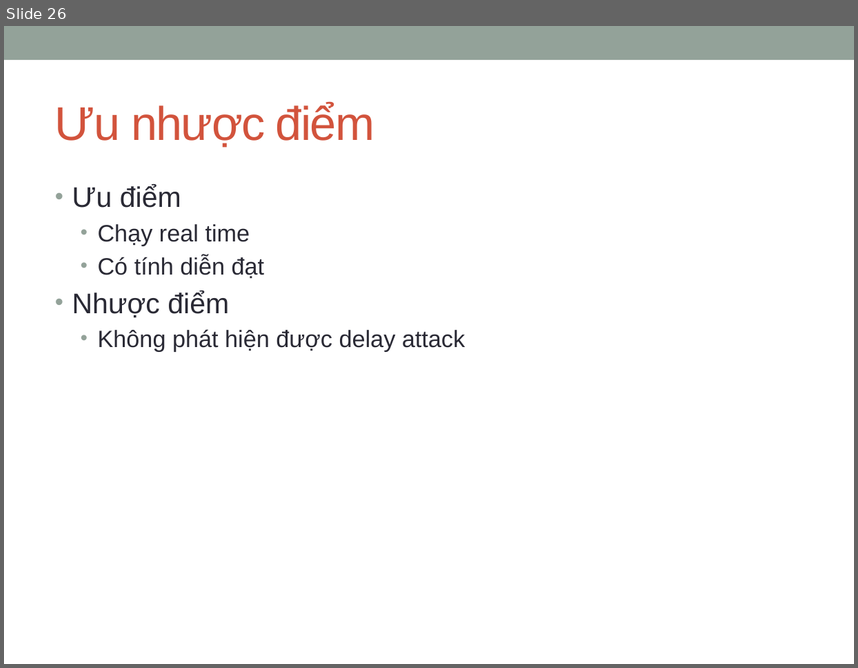
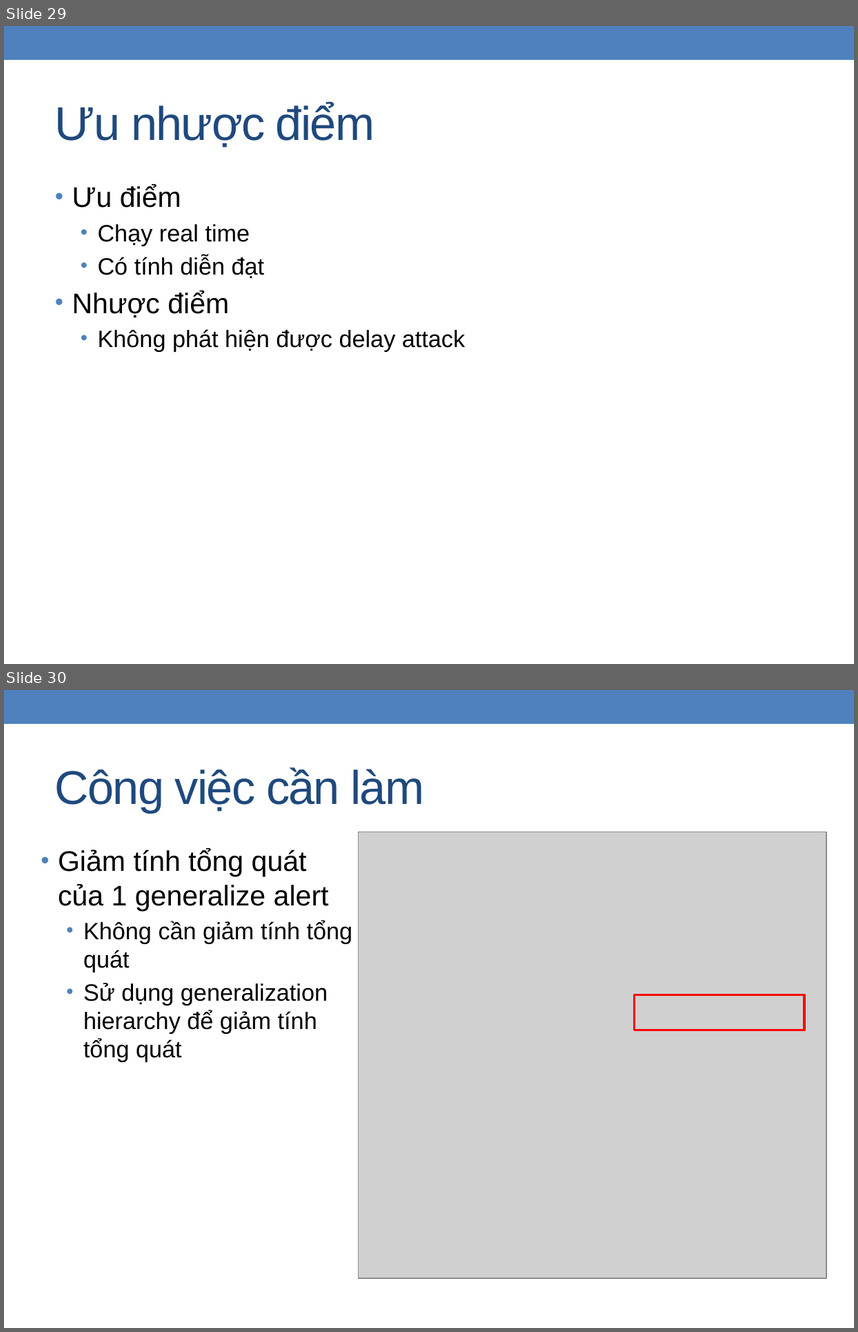
Before and after one commit to zedster27/secviz, a slide deck: branches/C.Thang/Baocao15.1.pptx. Shown one above the other, each under a label of ours: slide 26 before the commit, slides 29 and 30 after it. The pictures are 858x668 and 858x1332 pixels, drawn with LibreOffice and Linux fonts; fonts in the diff are those of the drawing; grey boxes stand for pictures. Boxes give left, top, right and bottom in pixels: in the first picture for what was removed or moved away, otherwise in the second. Text is boxed around its words. In the diff, an @@ line names an element or a change of style, - is before the commit and + after.

```diff
--- a/branches/C.Thang/Baocao15.1.pptx
+++ b/branches/C.Thang/Baocao15.1.pptx
@@ slide 30 added at (x1=4, y1=690, x2=854, y2=1328), background #FFFFFF; not listed: 1 template element that a slide beside it also shows @@
@@ title added at (x1=55, y1=767, x2=424, y2=813), 40 pt, text #1F497D @@
+Công việc cần làm
@@ picture added at (x1=359, y1=832, x2=827, y2=1279) @@
@@ text added at (x1=58, y1=849, x2=353, y2=1062), 20 pt, text #000000 @@
+• Giảm tính tổng quát của 1 generalize alert
+  • Không cần giảm tính tổng quát
+  • Sử dụng generalization hierarchy để giảm tính tổng quát
@@ rectangle added at (x1=635, y1=994, x2=805, y2=1030), outline #FF0000 2.08 pt @@
@@ what was slide 26 is now slide 29 @@
@@ slide 29 changed as well @@
@@ rectangle at (x1=4, y1=26, x2=854, y2=60): fill #93A299 to #4F81BD @@
@@ title "Ưu nhược điểm" at (x1=55, y1=103, x2=375, y2=147): text colour #D2533C to #1F497D @@
@@ text "Ưu điểm" at (x1=72, y1=185, x2=465, y2=351): text colour #292934 to #000000; bullet colour #93A299 to #4F81BD @@
```
Also in this commit, not shown: 23 other slides changed, 7 other slides added, 5 slides removed.
